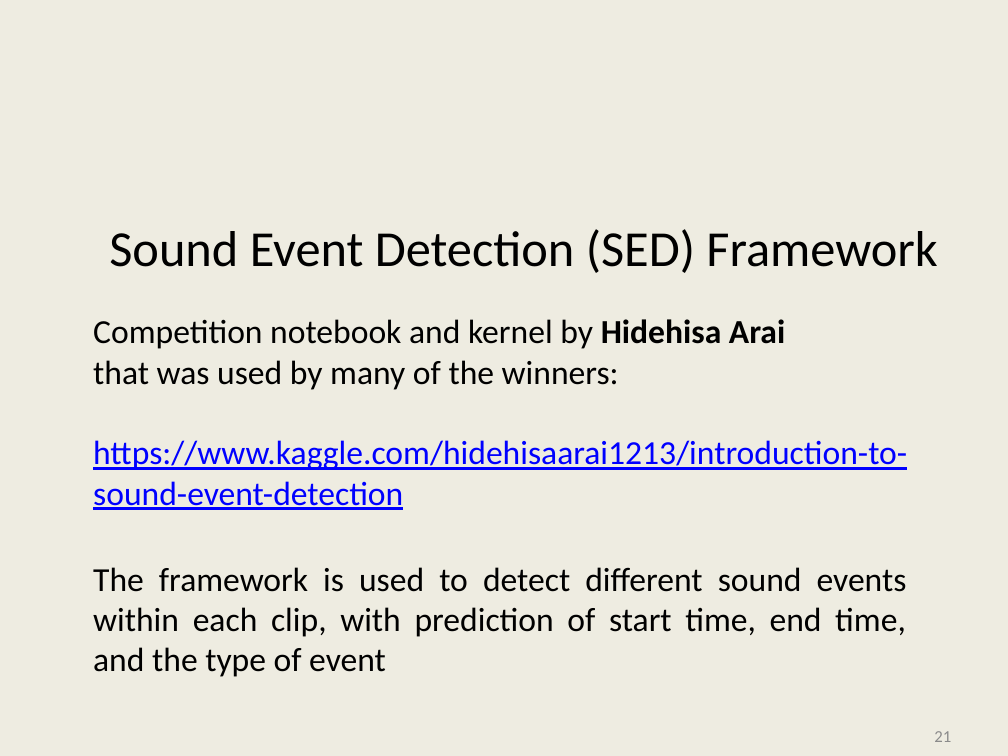
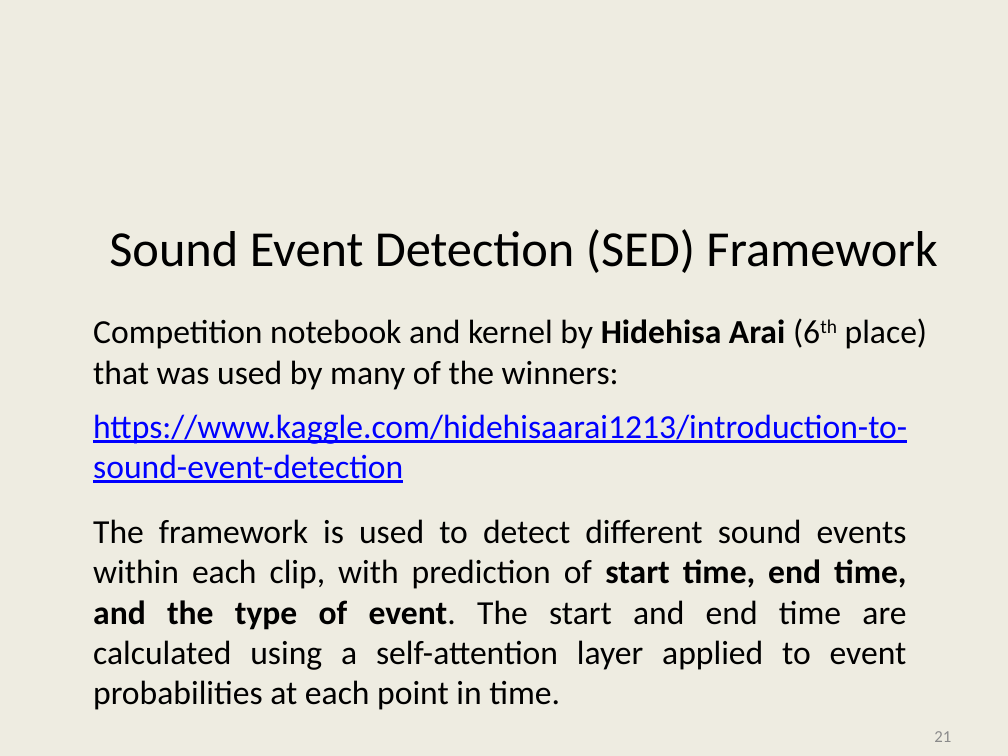
Before and after one commit to kriventsov/kaggle-2020-Cornell-Birdcall-Identification-presentation, a slide deck: slide 21 of Cornell Birdcall.pptx. Drawn at 1008x756 pixels with LibreOffice and Linux fonts; fonts in the diff are those of the drawing; background and template pictures are left out. Boxes give left, top, right and bottom in pixels: in the first picture for what was removed or moved away, otherwise in the second. Text is boxed around its words. In the diff, an @@ line names an element or a change of style, - is before the commit and + after.

Commit message:
Update presentation

```diff
--- a/Cornell Birdcall.pptx
+++ b/Cornell Birdcall.pptx
@@ text at box(93, 318, 928, 349): text changed @@
-Competition notebook and kernel by Hidehisa Arai
+Competition notebook and kernel by Hidehisa Arai (6th place)
@@ text at box(93, 519, 907, 710): text changed @@
-The framework is used to detect different sound events within each clip, with prediction of start time, end time, and the type of event
+The framework is used to detect different sound events within each clip, with prediction of start time, end time, and the type of event. The start and end time are calculated using a self-attention layer applied to event probabilities at each point in time.
```
Also in this commit, not shown: 5 other slides changed, 1 slide added.
